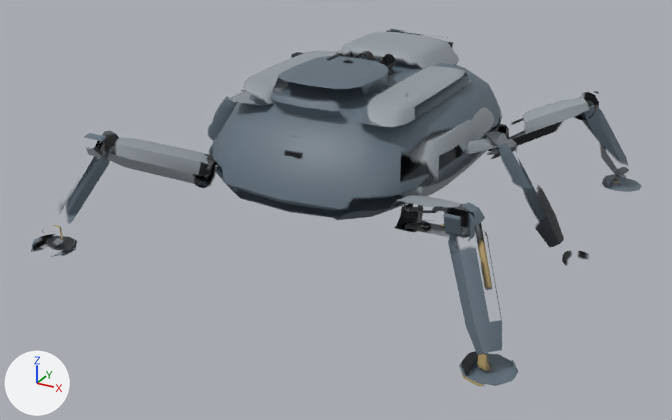
The FBX model unity/RogueCommandAssetAuthoring/Assets/RogueCommandExpansionSample/Models/ArachnidHexapod_Atlas.fbx: old version first, new version second.
Rendered twice from a 50 mm camera at (4.35, -8.42, 4.21) aimed at (-0.07, -0.4, 0.2). The lights are fixed; the arrows at lower left show +X, +Y and +Z. The first picture is the older version. Vertices at exactly the same position are counted once.

The older version as bpy lines, for what is in view:
```python
me_arachnidhexapod_unifiedmesh_data_001 = bpy.data.meshes.new('ArachnidHexapod_UnifiedMesh_Data.001')
me_arachnidhexapod_unifiedmesh_data_001.from_pydata(...)  # 6384 vertices, 6164 faces; spans x -2.59..2.59, y -2.49..2.49, z 0.0..1.84
me_arachnidhexapod_unifiedmesh_data_001.materials.append(mat_arachnidhexapod_material_atlas)
ob_arachnidhexapod_unifiedmesh = bpy.data.objects.new('ArachnidHexapod_UnifiedMesh', me_arachnidhexapod_unifiedmesh_data_001)
ob_arachnidhexapod_unifiedmesh.location = (0.0, 0.0, 0.0)
```
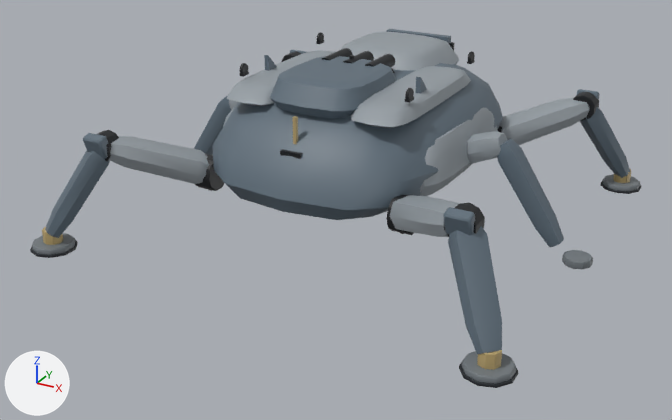
Pixel boxes [x1, y1, x2, y2] of what changed, in the pictures (672 x 420 px):
'ArachnidHexapod_UnifiedMesh', reshaped
    before: [31, 29, 641, 387]
    after: [30, 29, 642, 388]
part 1 of me_arachnidhexapod_unifiedmesh_data_001, added
    after: [264, 55, 427, 93]
part 2 of me_arachnidhexapod_unifiedmesh_data_001, surface changed
    both: [31, 29, 641, 387]

The edits, one by one:
me_arachnidhexapod_unifiedmesh_data_001 is used by ob_arachnidhexapod_unifiedmesh; location (0.0, 0.0, 0.0).
me_arachnidhexapod_unifiedmesh_data_001 had 6384 vertices, 6164 faces and spanned x -2.59..2.59, y -2.49..2.49, z 0.0..1.84.
me_arachnidhexapod_unifiedmesh_data_001 now has 6552 vertices, 6334 faces and spans x -2.59..2.59, y -2.49..2.49, z 0.0..1.84.
Part 1, on me_arachnidhexapod_unifiedmesh_data_001:
12 vertices are added at x -0.88..0.89, y -0.45..-0.23, z 1.58..1.8.
10 new faces join them.
me_arachnidhexapod_unifiedmesh_data_001 part 2: 5945 kept faces spanning x -2.59..2.59, y -2.49..2.49, z 0.0..1.84 get new texture (UV) coordinates.
Other edits to the shape of me_arachnidhexapod_unifiedmesh_data_001 do not show in these pictures.
